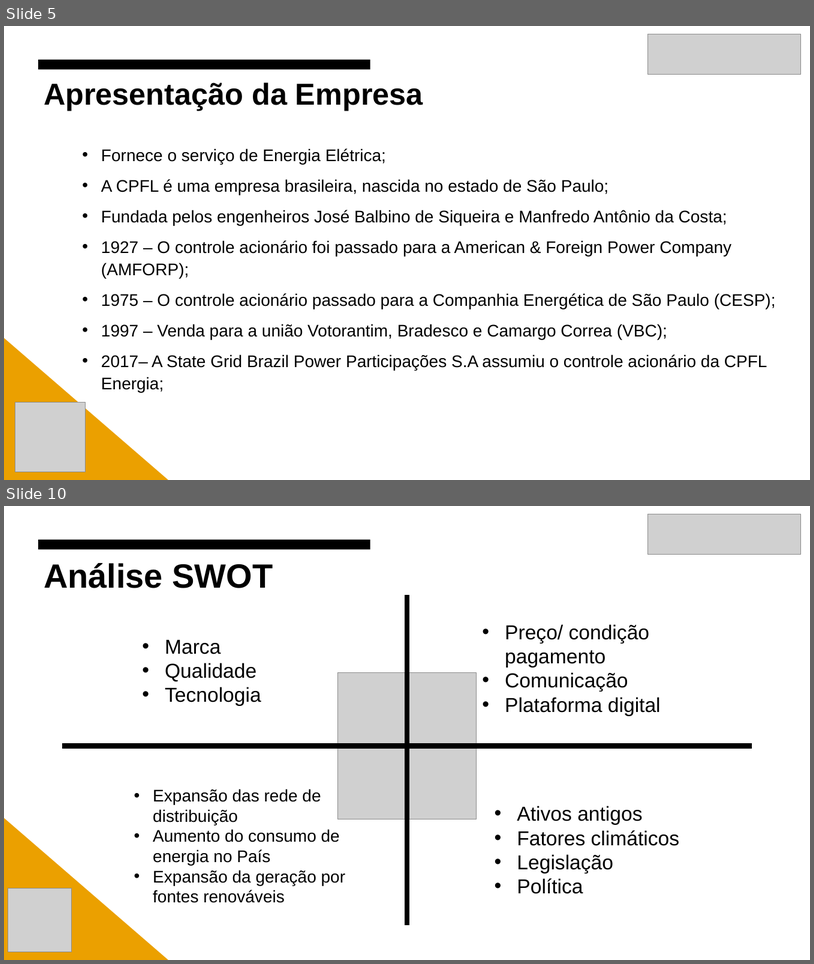
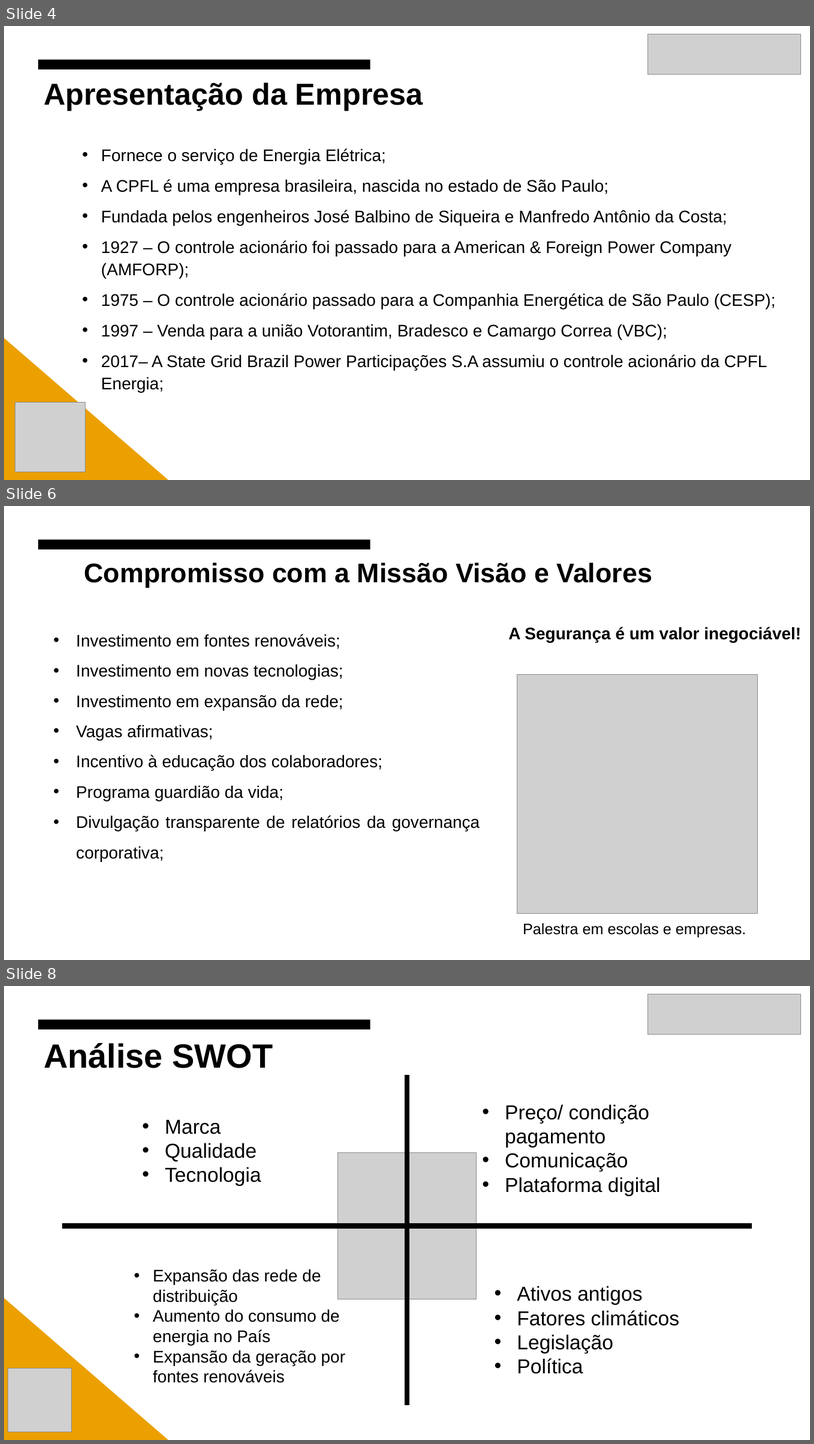
Before and after one commit to Gabriel-Esquilo-Medeiros/Projeto_Integrador_CPFL, a slide deck: Template Final - Apresentacao - Conhecendo o Negócio.pptx. Shown one above the other, each under a label of ours: slides 5 and 10 before the commit, slides 4, 6 and 8 after it; the slides between them are not shown. The pictures are 814x964 and 814x1444 pixels, drawn with LibreOffice and Linux fonts; fonts in the diff are those of the drawing; grey boxes stand for pictures. Boxes give left, top, right and bottom in pixels: in the first picture for what was removed or moved away, otherwise in the second. Text is boxed around its words. In the diff, an @@ line names an element or a change of style, - is before the commit and + after.

```diff
--- a/Template Final - Apresentacao - Conhecendo o Negócio.pptx
+++ b/Template Final - Apresentacao - Conhecendo o Negócio.pptx
@@ slide 6 added at [4, 506, 810, 960], background #FFFFFF; not listed: 1 template element that a slide beside it also shows @@
@@ text added at [84, 562, 653, 588], 32 pt, text #000000, bold @@
+Compromisso com a Missão Visão e Valores
@@ text added at [509, 627, 801, 642], 20 pt, text #000000, bold @@
+A Segurança é um valor inegociável!
@@ text added at [76, 634, 480, 861], 20 pt, text #000000 @@
+• Investimento em fontes renováveis;
+• Investimento em novas tecnologias;
+• Investimento em expansão da rede;
+• Vagas afirmativas;
+• Incentivo à educação dos colaboradores;
+• Programa guardião da vida;
+• Divulgação transparente de relatórios da governança corporativa;
@@ picture added at [517, 674, 758, 913] @@
@@ text added at [523, 922, 747, 937], 18 pt, text #000000 @@
+Palestra em escolas e empresas.
@@ what was slide 5 is now slide 4 @@
@@ what was slide 10 is now slide 8 @@
```
Also in this commit, not shown: 7 slides changed, 3 other slides added, 7 slides removed.
